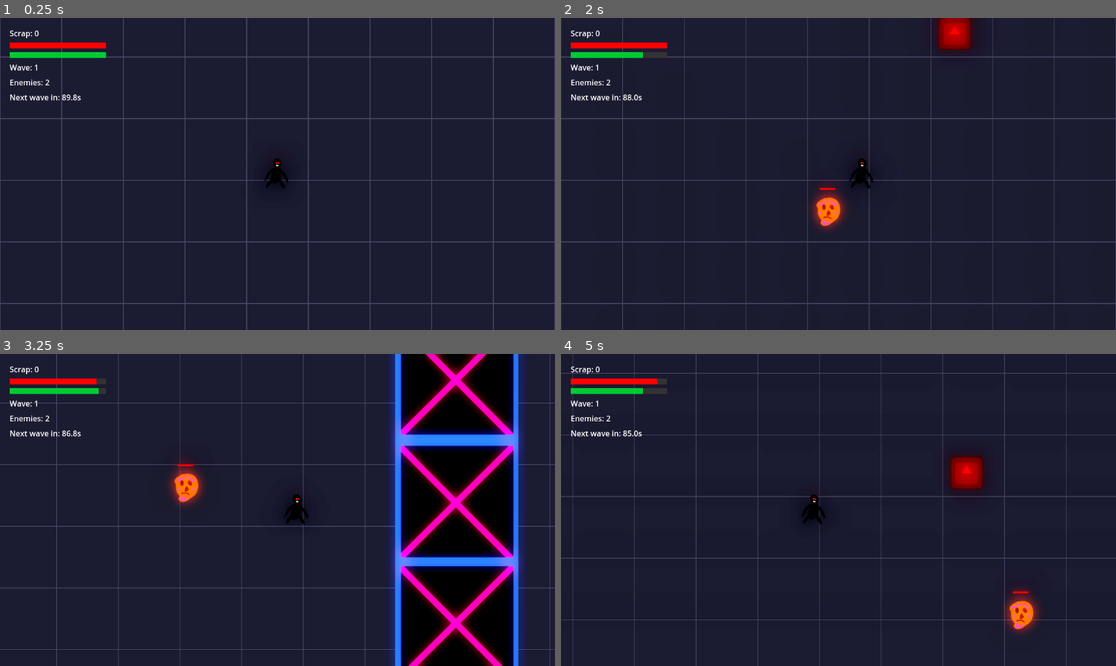
Above: before the commit, frames 1-4 (two rows, left to right).
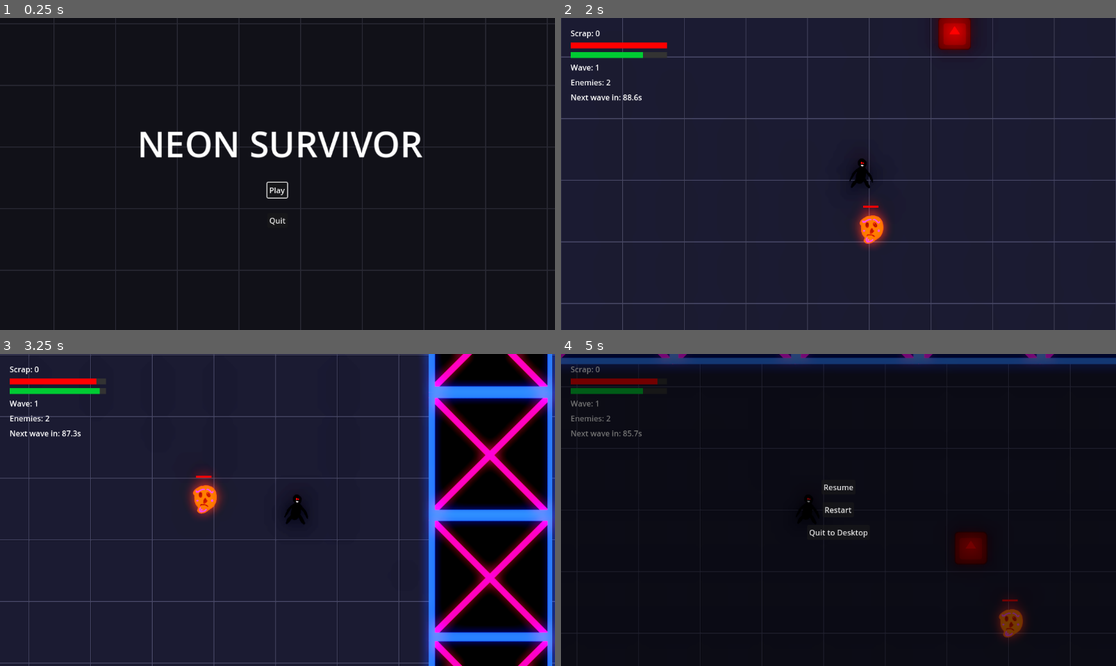
Above: after the commit, the same moments.

Repository: Cywer1/cursor_experimental
Game: Godot game, scene res://scenes/menu.tscn
The game is run twice, just before and just after one commit, with the same random seed, the same clock (stepped at 60 frames per second) and the same inputs. Before the commit the project starts from res://scenes/main.tscn. The engine's default icon, where the game draws it, is replaced by a stand-in: a white triangle on a blue panel in a dark square.
Inputs (mouse positions are in pixels of both pictures, inside the frame that each line leads up to):
- Up to frame 1 (0.25 s): no input
- Up to frame 2 (2 s): click (838, 189) at 0.5 s, where only the run after the commit has a clickable "Play"; tap Enter (ui_accept) at 1.25, 1.52 s; hold Right (ui_right) from 1.28 s (still down); tap Shift (dash) at 1.35 s
- Up to frame 3 (3.25 s): release Right (ui_right) at 2.03 s; hold Down (ui_down) 2.03-2.78 s; tap 1 at 2.1 s; tap Enter (ui_accept) at 2.27 s; hold Right (ui_right) from 2.78 s (still down); tap 2 at 2.85 s
- Up to frame 4 (5 s): release Right (ui_right) at 3.53 s; hold Up (ui_up) 3.53-4.28 s; tap 3 at 3.6 s; tap Enter (ui_accept) at 3.77, 4.52 s; hold Left (ui_left) from 4.28 s (still down); tap Shift (dash) at 4.35 s; tap Escape (pause, bound only after the commit) at 4.9 s

The runs differ from the first frame. In frame 1, 94% of the frame differs, in the area x 0-100%, y 0-100%; in frame 2, 1.4%; in frame 3, 30%; in frame 4, 91%.

Commit message:
feat: add victory screen and game loop completion

Diff:
--- a/project.godot
+++ b/project.godot
@@ -11,7 +11,7 @@
 [application]
 
 config/name="cursor_experimental"
-run/main_scene="res://scenes/main.tscn"
+run/main_scene="res://scenes/menu.tscn"
 config/features=PackedStringArray("4.4")
 
 [autoload]
@@ -62,6 +62,12 @@
 "events": [Object(InputEventKey,"resource_local_to_scene":false,"resource_name":"","device":-1,"window_id":0,"alt_press …(201 unchanged characters)…
 ]
 }
+pause={
+"deadzone": 0.5,
+"events": [Object(InputEventKey,"resource_local_to_scene":false,"resource_name":"","device":0,"window_id":0,"alt_pressed":false,"shift_pressed":false,"ctrl_pressed":false,"meta_pressed":false,"pressed":false,"keycode":4194305,"physical_keycode":0,"key_label":0,"unicode":0,"location":0,"echo":false,"script":null)
+, Object(InputEventKey,"resource_local_to_scene":false,"resource_name":"","device":0,"window_id":0,"alt_pressed":false,"shift_pressed":false,"ctrl_pressed":false,"meta_pressed":false,"pressed":false,"keycode":80,"physical_keycode":0,"key_label":0,"unicode":112,"location":0,"echo":false,"script":null)
+]
+}
 
 [layer_names]
 
--- /dev/null
+++ b/scenes/menu.tscn
@@ -0,0 +1,69 @@
+[gd_scene load_steps=3 format=3 uid="uid://cmenu_scene"]
+
+[ext_resource type="Script" path="res://scripts/menu.gd" id="1_menu"]
+[ext_resource type="PackedScene" uid="uid://qtevudi4u21q" path="res://scenes/background_grid.tscn" id="2_grid"]
+
+[node name="Menu" type="Control"]
+layout_mode = 3
+anchors_preset = 15
+anchor_right = 1.0
+anchor_bottom = 1.0
+grow_horizontal = 2
+grow_vertical = 2
+script = ExtResource("1_menu")
+
+[node name="SubViewportContainer" type="SubViewportContainer" parent="."]
+layout_mode = 1
+anchors_preset = 15
+anchor_right = 1.0
+anchor_bottom = 1.0
+grow_horizontal = 2
+grow_vertical = 2
+stretch = true
+
+[node name="SubViewport" type="SubViewport" parent="SubViewportContainer"]
+handle_input_locally = false
+size = Vector2i(1280, 720)
+
+[node name="World" type="Node2D" parent="SubViewportContainer/SubViewport"]
+
+[node name="Camera2D" type="Camera2D" parent="SubViewportContainer/SubViewport/World"]
+position = Vector2(640, 360)
+
+[node name="BackgroundGrid" parent="SubViewportContainer/SubViewport/World" instance=ExtResource("2_grid")]
+
+[node name="UILayer" type="CanvasLayer" parent="."]
+
+[node name="CenterContainer" type="CenterContainer" parent="UILayer"]
+anchors_preset = 15
+anchor_right = 1.0
+anchor_bottom = 1.0
+grow_horizontal = 2
+grow_vertical = 2
+
+[node name="VBoxContainer" type="VBoxContainer" parent="UILayer/CenterContainer"]
+layout_mode = 2
+theme_override_constants/separation = 32
+size_flags_horizontal = 4
+size_flags_vertical = 4
+
+[node name="TitleLabel" type="Label" parent="UILayer/CenterContainer/VBoxContainer"]
+layout_mode = 2
+theme_override_font_sizes/font_size = 72
+text = "NEON SURVIVOR"
+horizontal_alignment = 1
+vertical_alignment = 1
+
+[node name="PlayButton" type="Button" parent="UILayer/CenterContainer/VBoxContainer"]
+layout_mode = 2
+size_flags_horizontal = 4
+text = "Play"
+focus_neighbor_top = NodePath("../QuitButton")
+focus_neighbor_bottom = NodePath("../QuitButton")
+
+[node name="QuitButton" type="Button" parent="UILayer/CenterContainer/VBoxContainer"]
+layout_mode = 2
+size_flags_horizontal = 4
+text = "Quit"
+focus_neighbor_top = NodePath("../PlayButton")
+focus_neighbor_bottom = NodePath("../PlayButton")
--- /dev/null
+++ b/scenes/pause_menu.tscn
@@ -0,0 +1,51 @@
+[gd_scene load_steps=2 format=3 uid="uid://eml31rpudswu"]
+
+[ext_resource type="Script" uid="uid://camh7wcp1h51q" path="res://scripts/pause_menu.gd" id="1_pause"]
+
+[node name="PauseMenu" type="CanvasLayer"]
+process_mode = 3
+layer = 100
+script = ExtResource("1_pause")
+
+[node name="ColorRect" type="ColorRect" parent="."]
+anchors_preset = 15
+anchor_right = 1.0
+anchor_bottom = 1.0
+grow_horizontal = 2
+grow_vertical = 2
+color = Color(0, 0, 0, 0.55)
+
+[node name="Panel" type="Control" parent="."]
+layout_mode = 3
+anchors_preset = 15
+anchor_right = 1.0
+anchor_bottom = 1.0
+grow_horizontal = 2
+grow_vertical = 2
+
+[node name="CenterContainer" type="CenterContainer" parent="Panel"]
+layout_mode = 1
+anchors_preset = 15
+anchor_right = 1.0
+anchor_bottom = 1.0
+grow_horizontal = 2
+grow_vertical = 2
+
+[node name="VBoxContainer" type="VBoxContainer" parent="Panel/CenterContainer"]
+layout_mode = 2
+theme_override_constants/separation = 16
+
+[node name="ResumeButton" type="Button" parent="Panel/CenterContainer/VBoxContainer"]
+layout_mode = 2
+size_flags_horizontal = 4
+text = "Resume"
+
+[node name="RestartButton" type="Button" parent="Panel/CenterContainer/VBoxContainer"]
+layout_mode = 2
+size_flags_horizontal = 4
+text = "Restart"
+
+[node name="QuitButton" type="Button" parent="Panel/CenterContainer/VBoxContainer"]
+layout_mode = 2
+size_flags_horizontal = 4
+text = "Quit to Desktop"
--- /dev/null
+++ b/scenes/victory_ui.tscn
@@ -0,0 +1,54 @@
+[gd_scene load_steps=2 format=3 uid="uid://cvictory_ui"]
+
+[ext_resource type="Script" path="res://scripts/victory_ui.gd" id="1_victory"]
+
+[node name="VictoryUI" type="CanvasLayer"]
+process_mode = 3
+visible = false
+script = ExtResource("1_victory")
+
+[node name="ColorRect" type="ColorRect" parent="."]
+layout_mode = 3
+anchors_preset = 15
+anchor_right = 1.0
+anchor_bottom = 1.0
+grow_horizontal = 2
+grow_vertical = 2
+color = Color(0.1, 0.35, 0.1, 0.85)
+
+[node name="Panel" type="Control" parent="."]
+layout_mode = 3
+anchors_preset = 15
+anchor_right = 1.0
+anchor_bottom = 1.0
+grow_horizontal = 2
+grow_vertical = 2
+
+[node name="CenterContainer" type="CenterContainer" parent="Panel"]
+layout_mode = 1
+anchors_preset = 15
+anchor_right = 1.0
+anchor_bottom = 1.0
+grow_horizontal = 2
+grow_vertical = 2
+
+[node name="VBoxContainer" type="VBoxContainer" parent="Panel/CenterContainer"]
+layout_mode = 2
+theme_override_constants/separation = 20
+
+[node name="VictoryLabel" type="Label" parent="Panel/CenterContainer/VBoxContainer"]
+layout_mode = 2
+theme_override_colors/font_color = Color(1, 0.84, 0, 1)
+theme_override_font_sizes/font_size = 48
+text = "MISSION COMPLETE"
+horizontal_alignment = 1
+
+[node name="PlayAgainButton" type="Button" parent="Panel/CenterContainer/VBoxContainer"]
+layout_mode = 2
+size_flags_horizontal = 4
+text = "Play Again"
+
+[node name="MainMenuButton" type="Button" parent="Panel/CenterContainer/VBoxContainer"]
+layout_mode = 2
+size_flags_horizontal = 4
+text = "Main Menu"
--- a/scripts/game_manager.gd
+++ b/scripts/game_manager.gd
@@ -18,6 +18,8 @@
 const TANK_SPAWN_CHANCE := 0.15
 const TANK_WAVE_MIN := 4
 const SHOP_SCENE := preload("res://scenes/shop.tscn") as PackedScene
+const PAUSE_MENU_SCENE := preload("res://scenes/pause_menu.tscn") as PackedScene
+const VICTORY_UI_SCENE := preload("res://scenes/victory_ui.tscn") as PackedScene
 const SPAWN_BOUNDS_MIN := Vector2(100, 100)
 const SPAWN_BOUNDS_MAX := Vector2(2540, 1520)
 const WAVE_DELAY := 2.5
@@ -42,6 +44,7 @@
 var _crate_spawn_timer := 0.0
 var shop_ui: CanvasLayer
 var boss_ui: CanvasLayer
+var victory_ui: CanvasLayer
 
 func _ready() -> void:
 	# #region agent log
@@ -61,6 +64,9 @@
 	get_parent().call_deferred("add_child", shop_ui)
 	shop_ui.setup(upgrade_manager, player, hud)
 	shop_ui.shop_closed.connect(_on_shop_closed)
+	var pause_menu := PAUSE_MENU_SCENE.instantiate() as CanvasLayer
+	get_parent().call_deferred("add_child", pause_menu)
+	pause_menu.set_shop_ui(shop_ui)
 	var hazards_node := get_parent().get_node_or_null("Hazards")
 	if hazards_node == null:
 		hazards_node = Node2D.new()
@@ -76,6 +82,8 @@
 	_crate_spawn_timer = randf_range(CRATE_SPAWN_INTERVAL_MIN, CRATE_SPAWN_INTERVAL_MAX)
 	boss_ui = BOSS_UI_SCENE.instantiate() as CanvasLayer
 	get_parent().call_deferred("add_child", boss_ui)
+	victory_ui = VICTORY_UI_SCENE.instantiate() as CanvasLayer
+	get_parent().call_deferred("add_child", victory_ui)
 	call_deferred("_start_next_wave")
 
 func _process(delta: float) -> void:
@@ -164,7 +172,12 @@
 	player.add_currency(BOSS_SCRAP_REWARD)
 	boss_ui.hide_boss_ui()
 	boss_active = false
-	_start_wave_break()
+	if current_wave >= 20:
+		game_over = true
+		get_tree().call_group("enemies", "queue_free")
+		victory_ui.show_victory()
+	else:
+		_start_wave_break()
 
 func _spawn_enemy() -> void:
 	var use_tank := current_wave >= TANK_WAVE_MIN and randf() < TANK_SPAWN_CHANCE
--- /dev/null
+++ b/scripts/menu.gd
@@ -0,0 +1,29 @@
+extends Control
+
+@onready var title_label: Label = $UILayer/CenterContainer/VBoxContainer/TitleLabel
+@onready var play_button: Button = $UILayer/CenterContainer/VBoxContainer/PlayButton
+@onready var quit_button: Button = $UILayer/CenterContainer/VBoxContainer/QuitButton
+
+
+func _ready() -> void:
+	play_button.pressed.connect(_on_play_pressed)
+	quit_button.pressed.connect(_on_quit_pressed)
+	play_button.grab_focus()
+	_start_title_pulsate()
+
+
+func _start_title_pulsate() -> void:
+	if title_label == null:
+		return
+	var tween := create_tween()
+	tween.set_loops()
+	tween.tween_property(title_label, "scale", Vector2(1.08, 1.08), 0.8).set_ease(Tween.EASE_IN_OUT).set_trans(Tween.TRANS_SINE)
+	tween.tween_property(title_label, "scale", Vector2(1.0, 1.0), 0.8).set_ease(Tween.EASE_IN_OUT).set_trans(Tween.TRANS_SINE)
+
+
+func _on_play_pressed() -> void:
+	get_tree().change_scene_to_file("res://scenes/main.tscn")
+
+
+func _on_quit_pressed() -> void:
+	get_tree().quit()
--- /dev/null
+++ b/scripts/pause_menu.gd
@@ -0,0 +1,50 @@
+extends CanvasLayer
+
+var _shop_ui: CanvasLayer = null
+
+@onready var _resume_button: Button = $Panel/CenterContainer/VBoxContainer/ResumeButton
+@onready var _restart_button: Button = $Panel/CenterContainer/VBoxContainer/RestartButton
+@onready var _quit_button: Button = $Panel/CenterContainer/VBoxContainer/QuitButton
+
+
+func _ready() -> void:
+	process_mode = Node.PROCESS_MODE_ALWAYS
+	hide()
+	if _resume_button:
+		_resume_button.pressed.connect(_on_resume_pressed)
+	if _restart_button:
+		_restart_button.pressed.connect(_on_restart_pressed)
+	if _quit_button:
+		_quit_button.pressed.connect(_on_quit_pressed)
+
+
+func set_shop_ui(shop: CanvasLayer) -> void:
+	_shop_ui = shop
+
+
+func _unhandled_input(event: InputEvent) -> void:
+	if not event.is_action_pressed("pause"):
+		return
+	if _shop_ui != null and _shop_ui.visible:
+		return
+	get_viewport().set_input_as_handled()
+	if visible:
+		get_tree().paused = false
+		hide()
+	else:
+		get_tree().paused = true
+		show()
+
+
+func _on_resume_pressed() -> void:
+	get_tree().paused = false
+	hide()
+
+
+func _on_restart_pressed() -> void:
+	get_tree().paused = false
+	get_tree().reload_current_scene()
+
+
+func _on_quit_pressed() -> void:
+	get_tree().quit()
--- /dev/null
+++ b/scripts/victory_ui.gd
@@ -0,0 +1,25 @@
+extends CanvasLayer
+
+@onready var play_again_button: Button = $Panel/CenterContainer/VBoxContainer/PlayAgainButton
+@onready var main_menu_button: Button = $Panel/CenterContainer/VBoxContainer/MainMenuButton
+
+
+func _ready() -> void:
+	hide()
+	play_again_button.pressed.connect(_on_play_again_pressed)
+	main_menu_button.pressed.connect(_on_main_menu_pressed)
+
+
+func show_victory() -> void:
+	show()
+	get_tree().paused = true
+
+
+func _on_play_again_pressed() -> void:
+	get_tree().paused = false
+	get_tree().reload_current_scene()
+
+
+func _on_main_menu_pressed() -> void:
+	get_tree().paused = false
+	get_tree().change_scene_to_file("res://scenes/menu.tscn")
Not shown, added: scripts/menu.gd.uid
Not shown, added: scripts/pause_menu.gd.uid
Not shown, added: scripts/victory_ui.gd.uid
